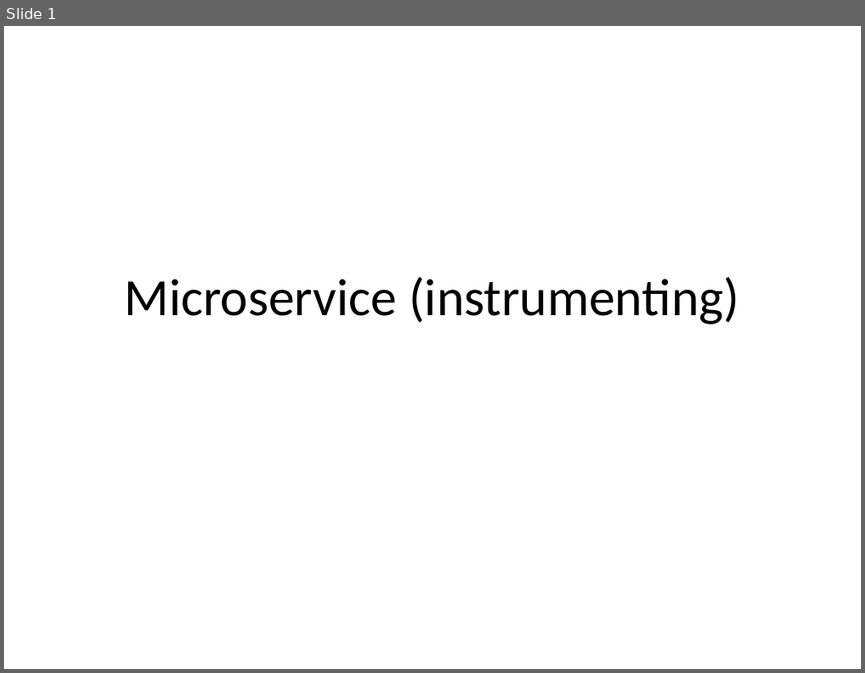
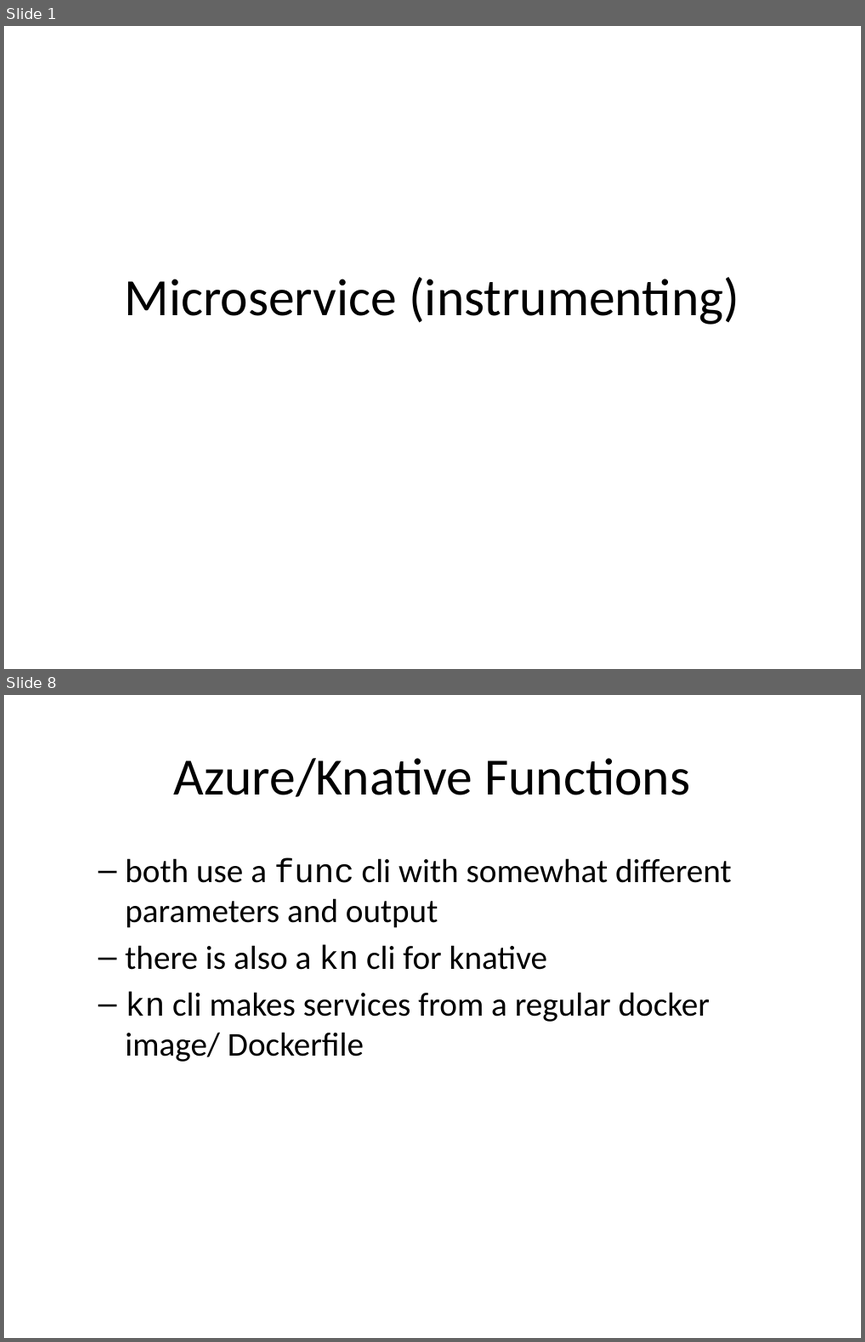
Before and after one commit to rhildred/INFO8985, a slide deck: microservice_instrumenting/slides.pptx. Shown one above the other, each under a label of ours: slide 1 before the commit, slides 1 and 8 after it; the slides between them are not shown. The pictures are 865x673 and 865x1342 pixels, drawn with LibreOffice and Linux fonts; fonts in the diff are those of the drawing. Boxes give left, top, right and bottom in pixels: in the first picture for what was removed or moved away, otherwise in the second. Text is boxed around its words. In the diff, an @@ line names an element or a change of style, - is before the commit and + after.

```diff
--- a/microservice_instrumenting/slides.pptx
+++ b/microservice_instrumenting/slides.pptx
@@ slide 8 added at [4, 695, 861, 1338], background #FFFFFF @@
@@ title added at [174, 758, 690, 797], 44 pt, text #000000 @@
+Azure/Knative Functions
@@ text added at [125, 858, 732, 1061], 28 pt, text #000000 @@
+  – both use a func cli with somewhat different parameters and output
+  – there is also a kn cli for knative
+  – kn cli makes services from a regular docker image/ Dockerfile
```
Also in this commit, not shown: 1 slide changed, 5 other slides added, 13 other files.
